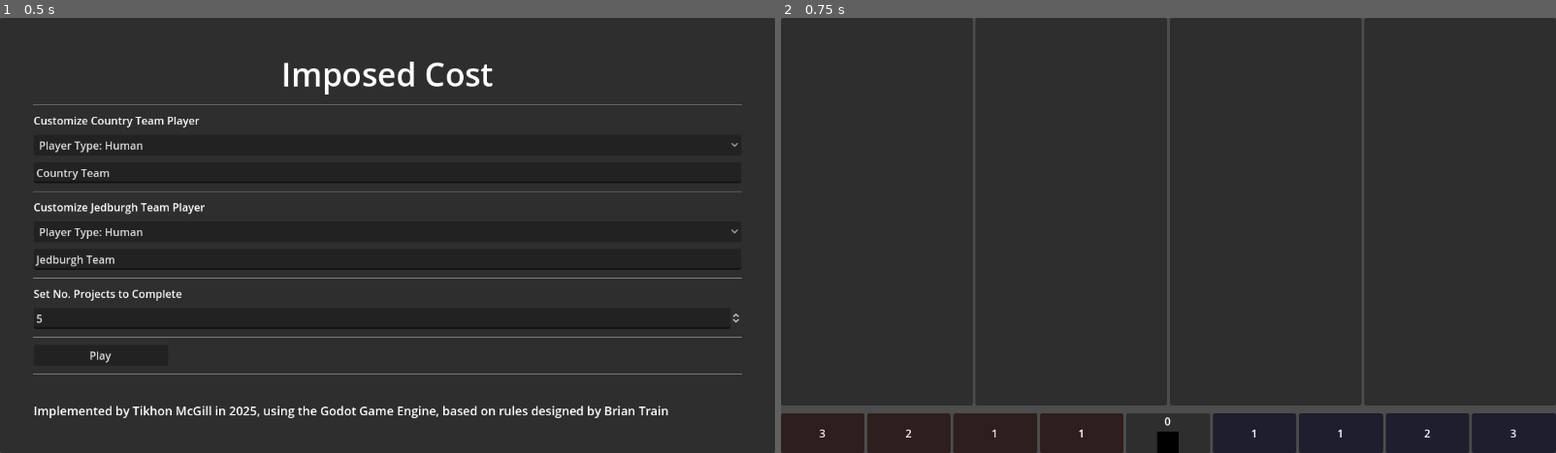
Above: before the commit, frames 1-2 (left to right).
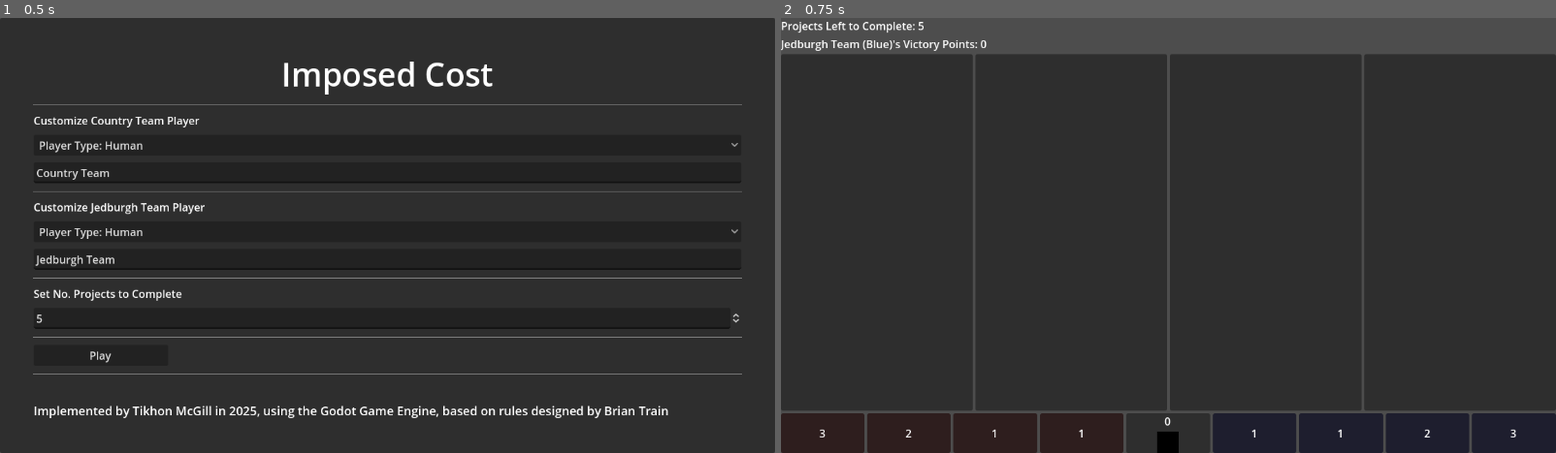
Above: after the commit, the same moments.

Repository: TikhonMcGill/ImposedCost
Game: Godot game, scene res://assets/scenes/main_menu/main_menu.tscn
Two runs of this game, one before a commit and one after it. Both use one fixed random seed, a clock stepped at 60 frames per second and the inputs below. The engine's default icon, where the game draws it, is replaced by a stand-in: a white triangle on a blue panel in a dark square.
Inputs:
- Up to frame 1 (0.5 s): no input
- Up to frame 2 (0.75 s): click "Play" at 0.5 s

Frame 1 is identical in both runs. In frame 2, 9.2% of the frame differs, in the area x 0-100%, y 0-91%.
Error before the commit: Assertion failed: Human, Utility, Minimax not Implemented yet (res://assets/scenes/game/game.gd:20)
Error after the commit: Assertion failed: Human, Utility, Minimax not Implemented yet (res://assets/scenes/game/game.gd:27)

Commit message:
Add Projects, Victory Level as Labels to Game

Diff:
--- a/assets/scenes/game/game.gd
+++ b/assets/scenes/game/game.gd
@@ -12,8 +12,15 @@
 @onready var project_container_container: HBoxContainer = $GameBoard/ProjectContainerContainer
 @onready var host_nation_influence_track: HostNationInfluenceTrack = $GameBoard/HostNationInfluenceTrack
 
+@onready var projects_to_complete_label: Label = $GameBoard/ProjectsToCompleteLabel
+@onready var victory_points_label: Label = $GameBoard/VictoryPointsLabel
+
 func _ready() -> void:
 	_setup_game()
+
+func _process(delta: float) -> void:
+	projects_to_complete_label.text = "Projects Left to Complete: %d" % game_state.projects_to_complete
+	victory_points_label.text = "%s's Victory Points: %d" % [game_state.get_player_name(GameState.TEAM.JEDBURGH), game_state.victory_level]
 
 #Based on GameManager set Players, set up the Players for each Team
 func _setup_players() -> void:
--- a/assets/scenes/game/game.tscn
+++ b/assets/scenes/game/game.tscn
@@ -6,12 +6,18 @@
 [node name="Game" type="Node"]
 script = ExtResource("1_u5a5u")
 
-[node name="GameBoard" type="VSplitContainer" parent="."]
+[node name="GameBoard" type="VBoxContainer" parent="."]
 anchors_preset = 15
 anchor_right = 1.0
 anchor_bottom = 1.0
 grow_horizontal = 2
 grow_vertical = 2
+
+[node name="ProjectsToCompleteLabel" type="Label" parent="GameBoard"]
+layout_mode = 2
+
+[node name="VictoryPointsLabel" type="Label" parent="GameBoard"]
+layout_mode = 2
 
 [node name="ProjectContainerContainer" type="HBoxContainer" parent="GameBoard"]
 layout_mode = 2
Not shown, changed: admin/plans.txt
